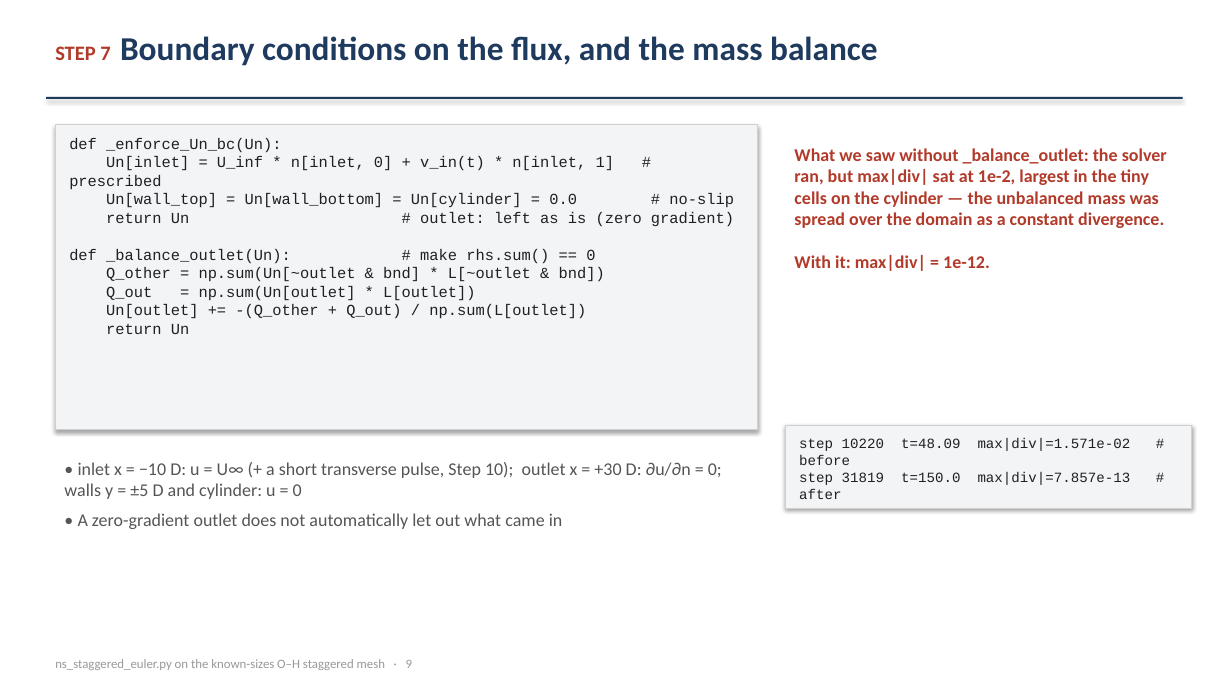
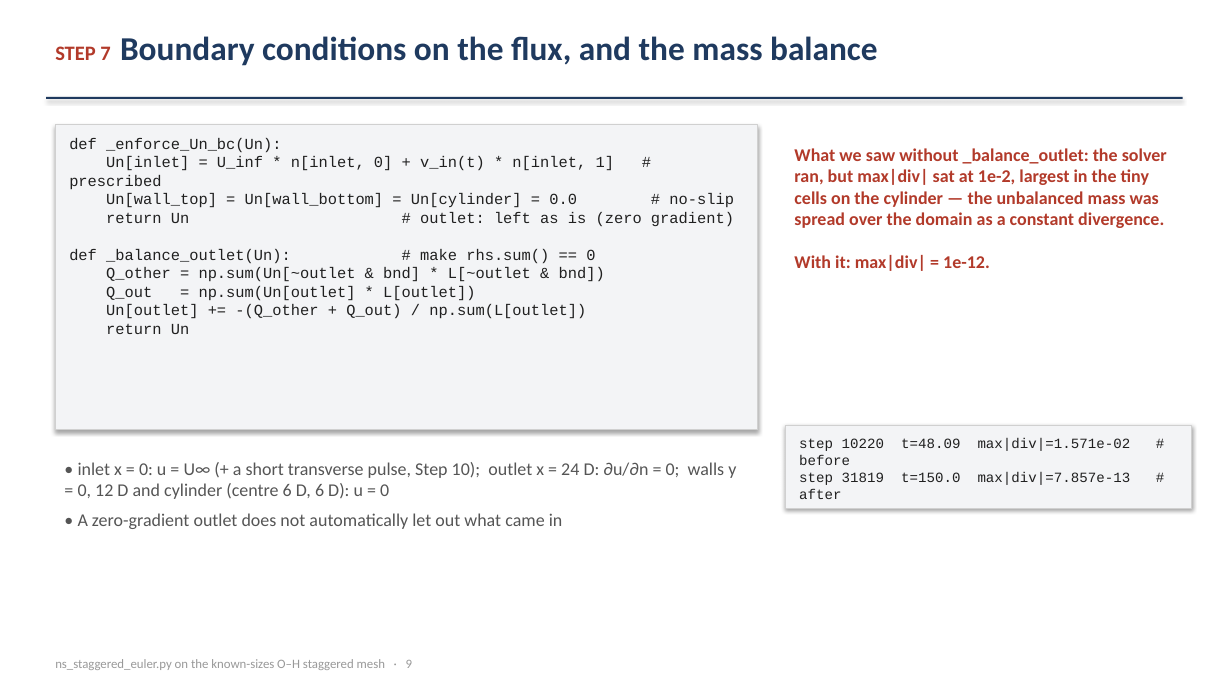
Before and after one commit to ichanwaheng/LES_working, a slide deck: slide 9 of cylinder_re150/demo/ns_staggered_12_steps.pptx. Drawn at 1232x693 pixels with LibreOffice and Linux fonts; fonts in the diff are those of the drawing. Boxes give left, top, right and bottom in pixels: in the first picture for what was removed or moved away, otherwise in the second. Text is boxed around its words. In the diff, an @@ line names an element or a change of style, - is before the commit and + after.

```diff
--- a/cylinder_re150/demo/ns_staggered_12_steps.pptx
+++ b/cylinder_re150/demo/ns_staggered_12_steps.pptx
@@ text at [78, 462, 736, 499]: text changed @@
-• inlet x = −10 D: u = U∞ (+ a short transverse pulse, Step 10); outlet x = +30 D: ∂u/∂n = 0; walls y = ±5 D and cylinder: u = 0
+• inlet x = 0: u = U∞ (+ a short transverse pulse, Step 10); outlet x = 24 D: ∂u/∂n = 0; walls y = 0, 12 D and cylinder (centre 6 D, 6 D): u = 0
```
Also in this commit, not shown: 6 other slides changed, 10 other files.
